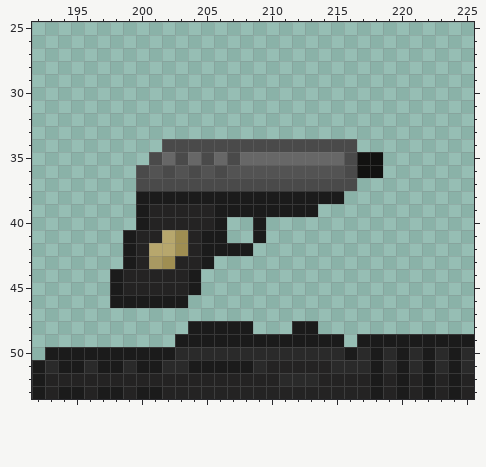
Pixel-art file: Codesoul2/Aseprite/CodeSoul2 Weapons.ase. This is how it looked before the edit.
272x144 pixels, 1 frame. Colours within 5 levels of each other are drawn and written as one. Shown: x 192..225, y 25..53.
New version:
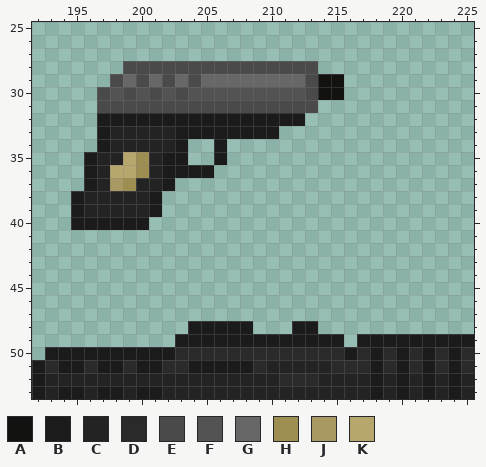
Palette (. is transparent): A #121211  B #1b1b1b  C #242323  D #2a2a2a  E #4a4a4a  F #535353  G #676767  H #9f8e52  J #a89962  K #b7a76d
From old to new:
Layer "Silver Edge":
y 28: x 199..213 ............... -> EEEEEEEEEEEEEEE
y 29: x 198..215 .................. -> EGEGEGEGGGGGGGGEAA
y 30: x 197..215 ................... -> EFEFEFEFFFFFFFFFEAA
y 31: x 197..213 ................. -> EEEEEEEEEEEEEEEEE
y 32: x 197..212 ................ -> BBBBBBBBBBBBBBBB
y 33: x 197..210 .............. -> BCCCCCBBBBBBBB
y 34: x 197..216 .....EEEEEEEEEEEEEEE -> BCCCCCB..B..........
y 35: x 196..218 .....EGEGEGEGGGGGGGGEAA -> BCCKHCBB..B............
y 36: x 196..218 ....EFEFEFEFFFFFFFFFEAA -> BCKKHCBBBB.............
y 37: x 196..216 ....EEEEEEEEEEEEEEEEE -> BCJHCCB..............
y 38: x 195..200 .....B -> BCCCCC; x 202..215 BBBBBBBBBBBBBB -> ..............
y 39: x 195..213 .....BCCCCCBBBBBBBB -> BCCCCCB............
y 40: x 195..199 ..... -> BBBBB; x 201..206 CCCCCB -> ......; x 209 B -> .
y 41: x 199..206 BCCKHCBB -> ........; x 209 B -> .
y 42: x 199..208 BCKKHCBBBB -> ..........
y 43: x 199..205 BCJHCCB -> .......
y 44..45: x 198..204 BCCCCCB -> .......
y 46: x 198..203 BBBBBB -> ......
Pixel boxes of the changes (left, top, right, bottom) in both pictures:
changed: (71, 61, 383, 308)
